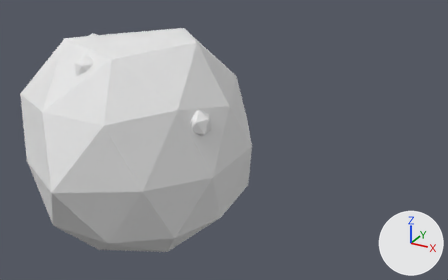
What one commit did to the glTF model to-rust-as-we-fall/resources/models/fauna/flare.gltf.
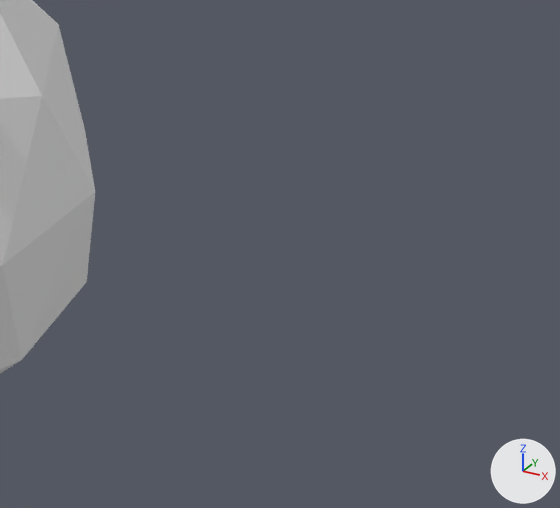
Old and new are each drawn whole from a camera (50 mm lens) standing at (0.827, -1.097, 0.857) and looking at (0.149, 0.137, 0.241) and again close up on the part from 47% to 100% of the width and 24% to 100% of the height. Lighting does not change. The marker at lower right points along +X, +Y and +Z. The last two pictures show the newer version. Vertices at exactly the same position are counted once.

The first close-up shows 'FlareRigged'.
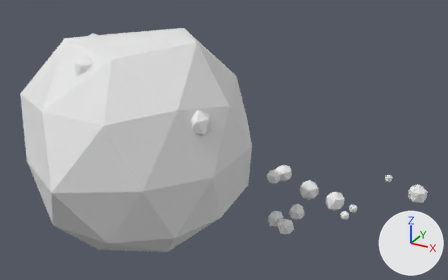
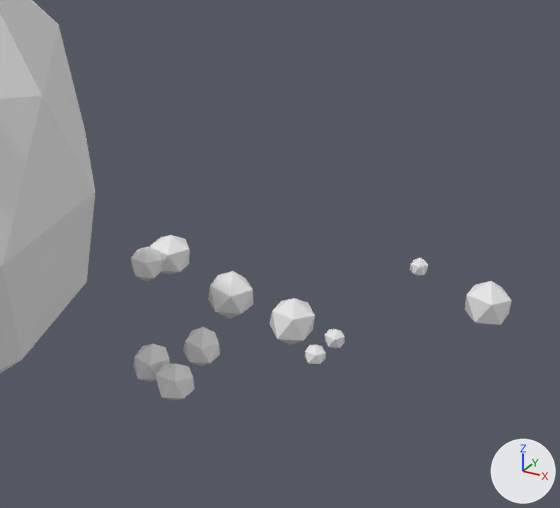
Commit message: feat: the Flare leaves the granules it lost on the floor

What differs and where, as boxes (x1, y1, x2, y2) in the close-ups (560 x 508 px):
'FlareRigged', reshaped
    before: (0, 0, 95, 374)
    after: (0, 0, 512, 400)
part 1 of me_flarerigged, added
    after: (305, 345, 326, 364)
part 2 of me_flarerigged, added
    after: (410, 258, 428, 276)
part 3 of me_flarerigged, added
    after: (131, 235, 345, 400)
part 4 of me_flarerigged, added
    after: (464, 281, 512, 325)

The change in detail:
me_flarerigged is used by ob_flarerigged; location (0.0, 0.0, 0.0).
me_flarerigged had 438 vertices, 740 faces and spanned x -0.284..0.249, y -0.305..0.255, z -0.035..0.52.
me_flarerigged now has 570 vertices, 960 faces and spans x -0.284..0.588, y -0.305..0.582, z -0.035..0.52.
me_flarerigged part 1: the loose piece of 12 vertices spanning x -0.015..0.015, y -0.001..0.027, z 0.004..0.035 is copied, and the copy is scaled about its middle by (0.78, 0.839, 0.829), then moved by (0.419, 0.292, -0.003); it spans x 0.408..0.432, y 0.293..0.317, z 0.004..0.029.
me_flarerigged part 2: the loose piece of 12 vertices spanning x -0.028..0.001, y 0.044..0.073, z -0.001..0.033 is copied, and the copy is scaled about its middle by (0.758, 0.772, 0.791), then moved by (0.478, 0.513, 0.0); it spans x 0.453..0.476, y 0.56..0.582, z 0.003..0.03.
Part 3, on me_flarerigged:
96 vertices are added at x 0.143..0.439, y 0.157..0.482, z -0.017..0.048.
60 new faces join them, mat_flaregranulea (its picture is missing).
80 new faces join them, mat_flaregranuleb (its picture is missing).
20 new faces join them, mat_flaregranulec (its picture is missing).
Part 4, on me_flarerigged:
12 vertices are added at x 0.536..0.588, y 0.49..0.54, z -0.011..0.048.
20 new faces join them, mat_flaregranulea (its picture is missing).
